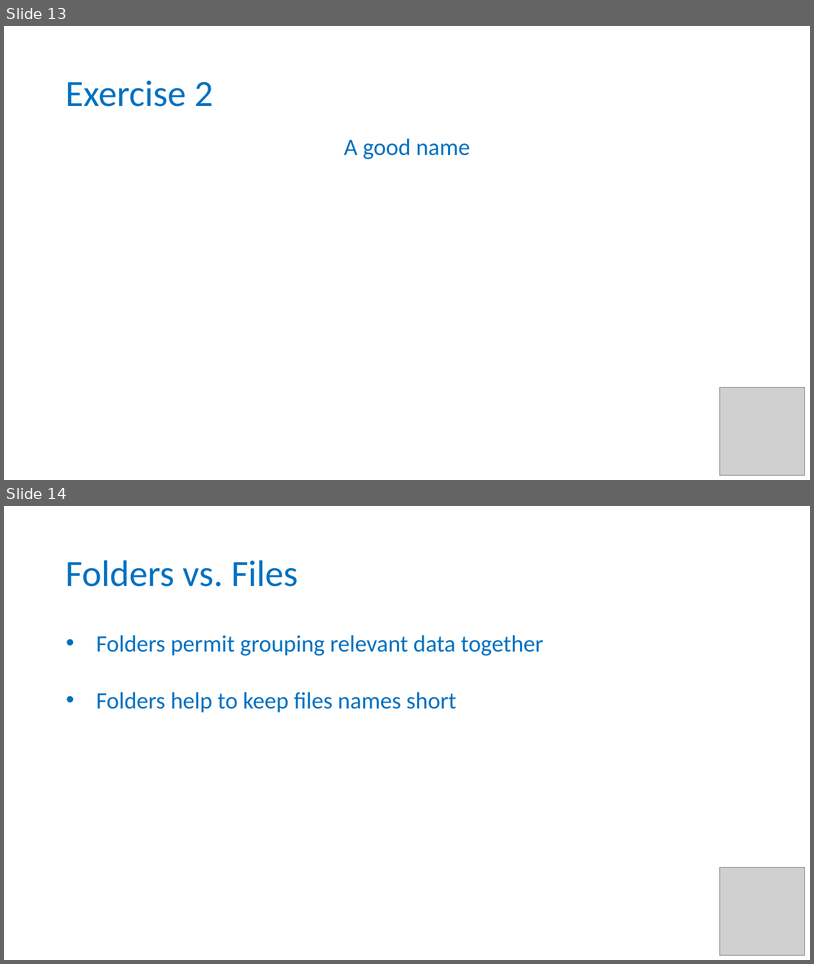
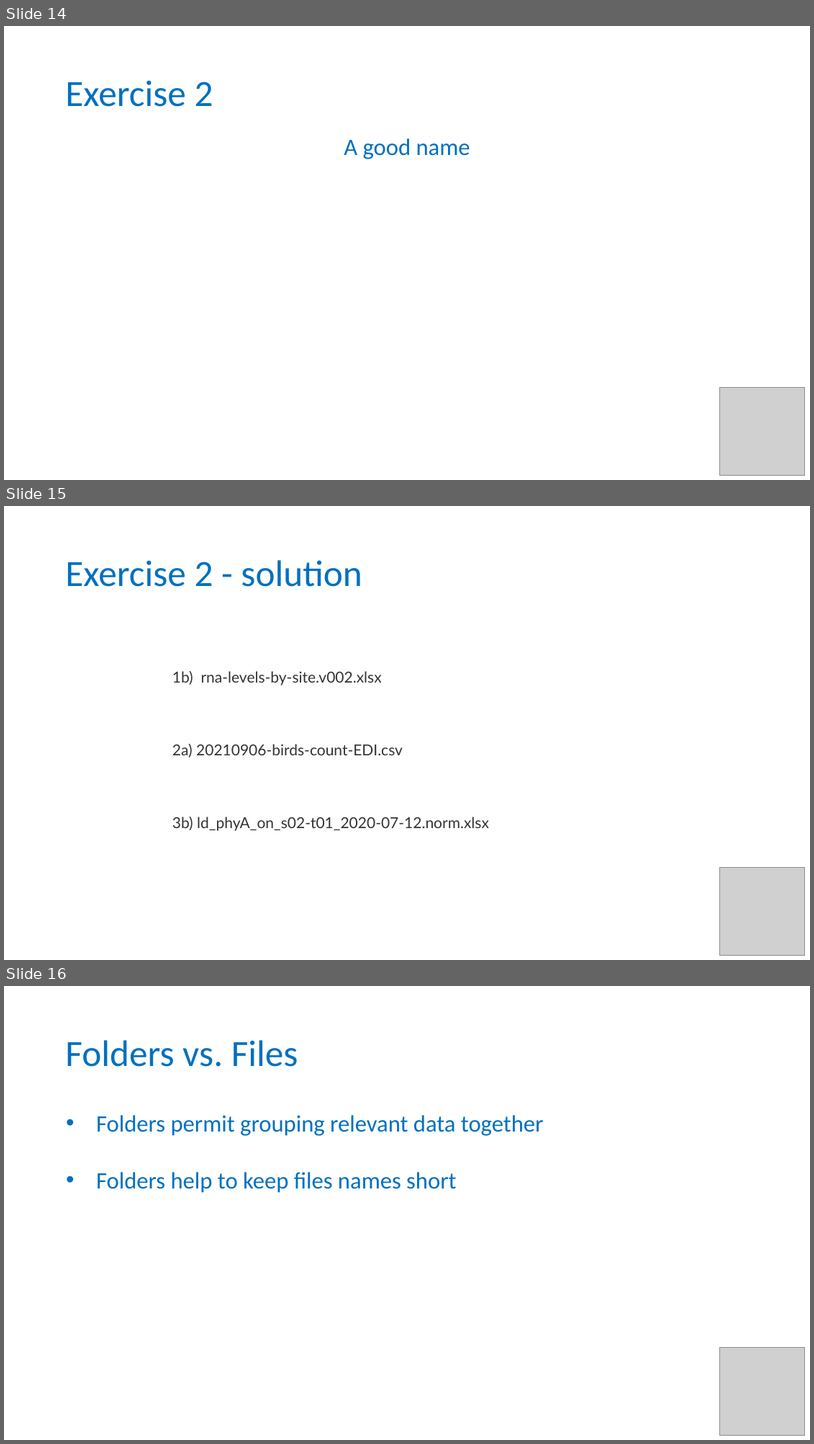
Before and after one commit to tobyhodges/solid-waddle, a slide deck: instructors/09-working-with-files_v2.0.pptx. Shown one above the other, each under a label of ours: slides 13 and 14 before the commit, slides 14, 15 and 16 after it. The pictures are 814x964 and 814x1444 pixels, drawn with LibreOffice and Linux fonts; fonts in the diff are those of the drawing; grey boxes stand for pictures; background and template pictures are left out. Boxes give left, top, right and bottom in pixels: in the first picture for what was removed or moved away, otherwise in the second. Text is boxed around its words. In the diff, an @@ line names an element or a change of style, - is before the commit and + after.

```diff
--- a/instructors/09-working-with-files_v2.0.pptx
+++ b/instructors/09-working-with-files_v2.0.pptx
@@ slide 15 added at (4, 506, 810, 960), background #FFFFFF @@
@@ title added at (65, 560, 362, 587), 44 pt, text #0070C0 @@
+Exercise 2 - solution
@@ text added at (172, 671, 489, 831), 18 pt, text #333333 @@
+1b) rna-levels-by-site.v002.xlsx
+2a) 20210906-birds-count-EDI.csv
+3b) ld_phyA_on_s02-t01_2020-07-12.norm.xlsx
@@ picture added at (720, 867, 805, 955) @@
@@ what was slide 13 is now slide 14 @@
@@ what was slide 14 is now slide 16 @@
```
Also in this commit, not shown: 1 slide changed, 3 other slides added, 2 slides removed.
